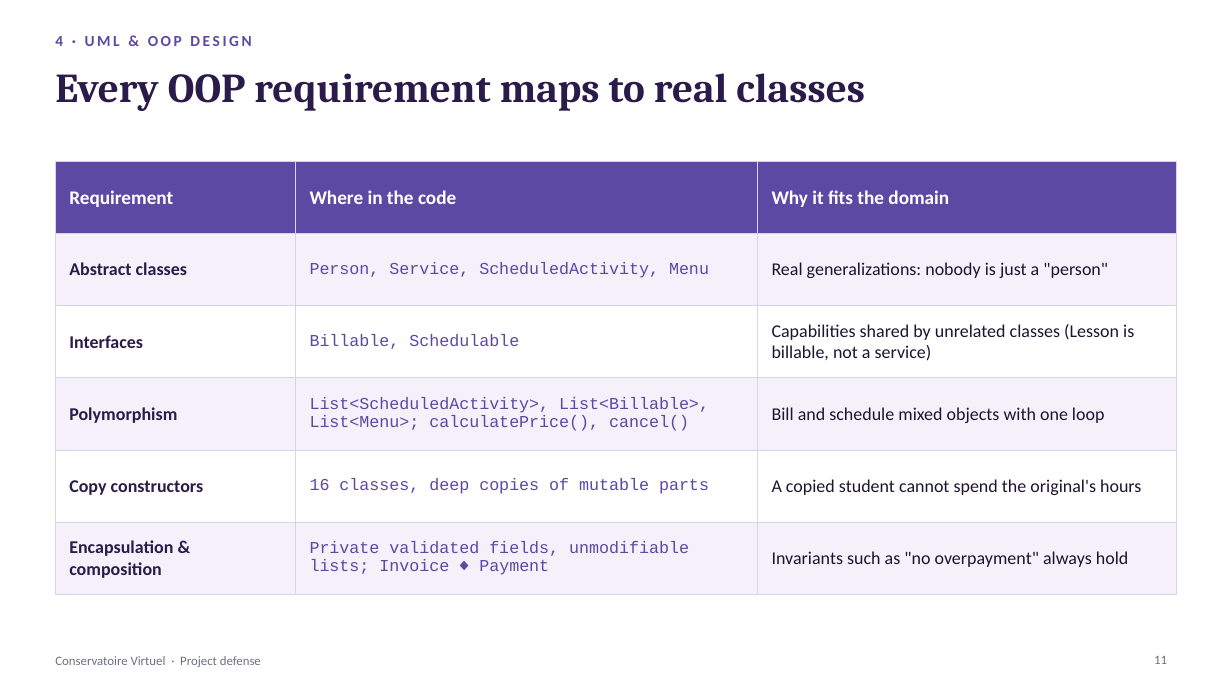
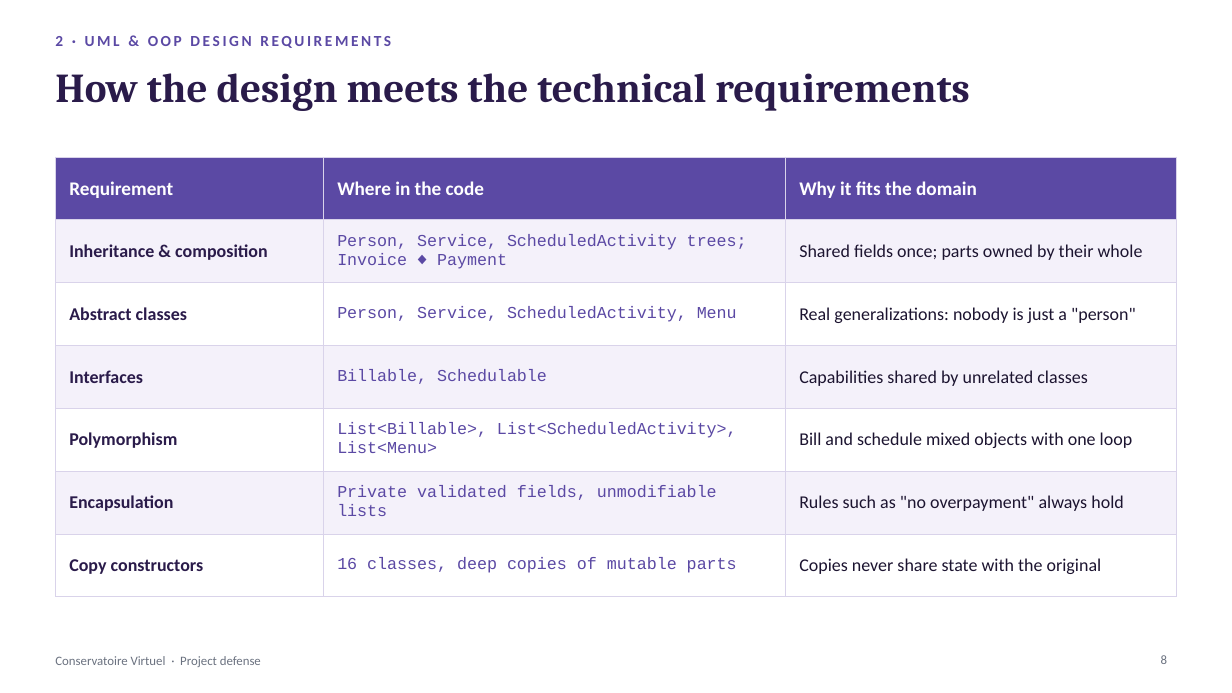
Before and after one commit to sims-yann/Conservatore_Virtuel, a slide deck: slide 8 of Conservatoire-Virtuel-Defense.pptx (slide 11 before the commit). Drawn at 1232x693 pixels with LibreOffice and Linux fonts; fonts in the diff are those of the drawing. Boxes give left, top, right and bottom in pixels: in the first picture for what was removed or moved away, otherwise in the second. Text is boxed around its words. In the diff, an @@ line names an element or a change of style, - is before the commit and + after.

```diff
--- a/Conservatoire-Virtuel-Defense.pptx
+++ b/Conservatoire-Virtuel-Defense.pptx
@@ text at <box>55,36,391,48</box>: text changed @@
-4 · UML & OOP DESIGN
+2 · UML & OOP DESIGN REQUIREMENTS
@@ title at <box>55,73,970,111</box>: text changed @@
-Every OOP requirement maps to real classes
+How the design meets the technical requirements
@@ table at <box>55,157,1177,578</box> @@
+row 2: Inheritance & composition | Person, Service, ScheduledActivity trees; Invoice ◆ Payment | Shared fields once; parts owned by their whole
-row 4, column 3: Capabilities shared by unrelated classes (Lesson is billable, not a service)
+row 4, column 3: Capabilities shared by unrelated classes
-row 5, column 2: List<ScheduledActivity>, List<Billable>, List<Menu>; calculatePrice(), cancel()
+row 5, column 2: List<Billable>, List<ScheduledActivity>, List<Menu>
-row 5: Copy constructors | 16 classes, deep copies of mutable parts | A copied student cannot spend the original's hours
+row 6: Encapsulation | Private validated fields, unmodifiable lists | Rules such as "no overpayment" always hold
-row 6: Encapsulation & composition | Private validated fields, unmodifiable lists; Invoice ◆ Payment | Invariants such as "no overpayment" always hold
+row 7: Copy constructors | 16 classes, deep copies of mutable parts | Copies never share state with the original
@@ table: place and size @@
-table at <box>55,162,1177,582</box>
+table at <box>55,157,1177,578</box>
@@ page number at <box>1161,655,1167,664</box>: text changed @@
-11
+8
```
Also in this commit, not shown: 2 other slides changed, 9 slides added, 13 slides removed, 1 other file.
